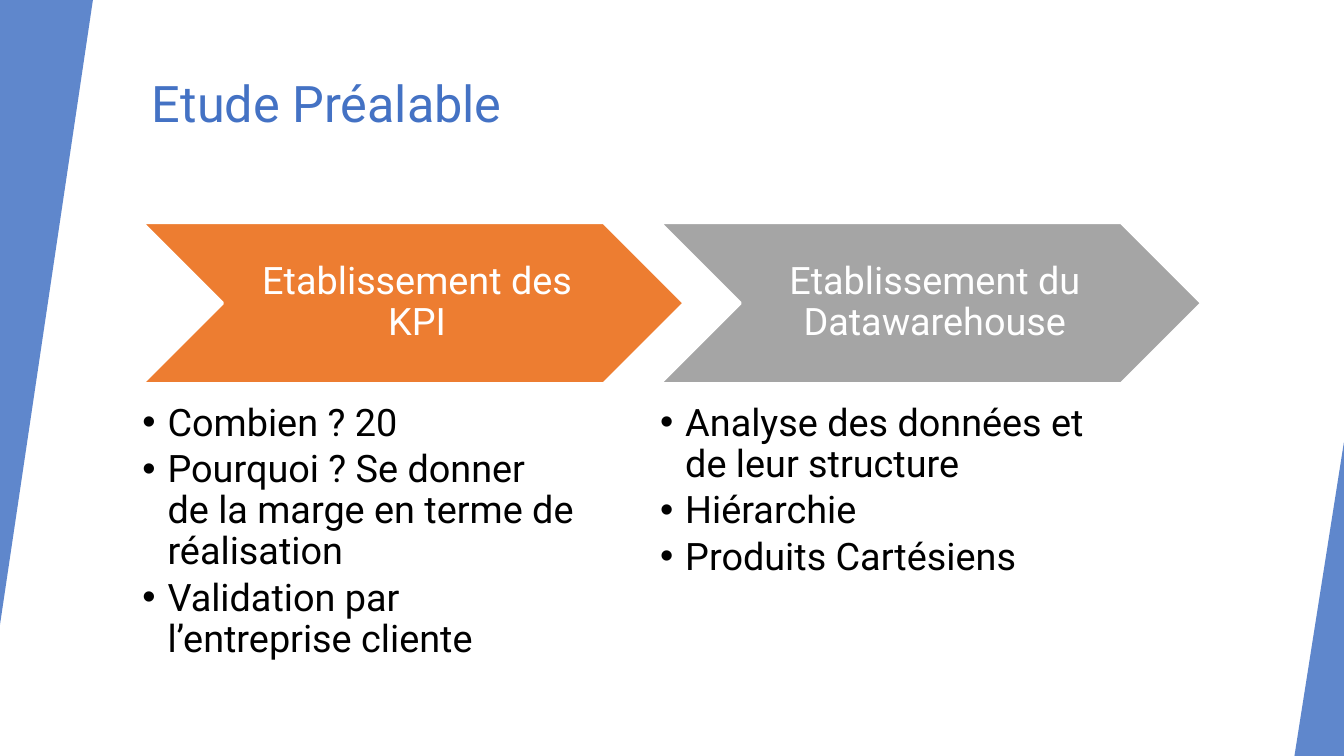
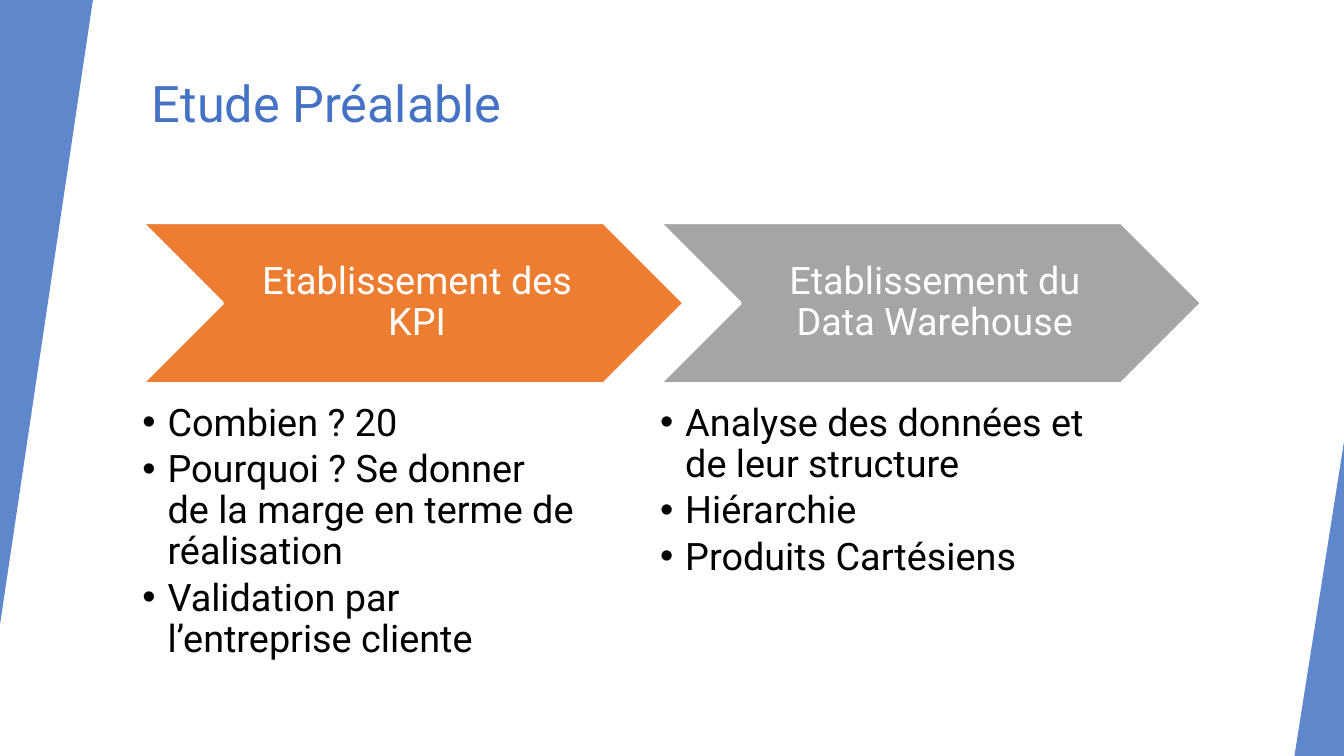
Before and after one commit to ThomasGille/Projet-BI, a slide deck: slide 5 of Ressources/Soutenance Projet-BI.pptx. Drawn at 1344x756 pixels with LibreOffice and Linux fonts; fonts in the diff are those of the drawing. Boxes give left, top, right and bottom in pixels: in the first picture for what was removed or moved away, otherwise in the second. Text is boxed around its words. In the diff, an @@ line names an element or a change of style, - is before the commit and + after.

```diff
--- a/Ressources/Soutenance Projet-BI.pptx
+++ b/Ressources/Soutenance Projet-BI.pptx
@@ text at [789,266,1080,335]: text changed @@
-Etablissement du Datawarehouse
+Etablissement du Data Warehouse
```
Also in this commit, not shown: 4 other slides changed, 8 slides added, 1 slide removed, 4 other files.
